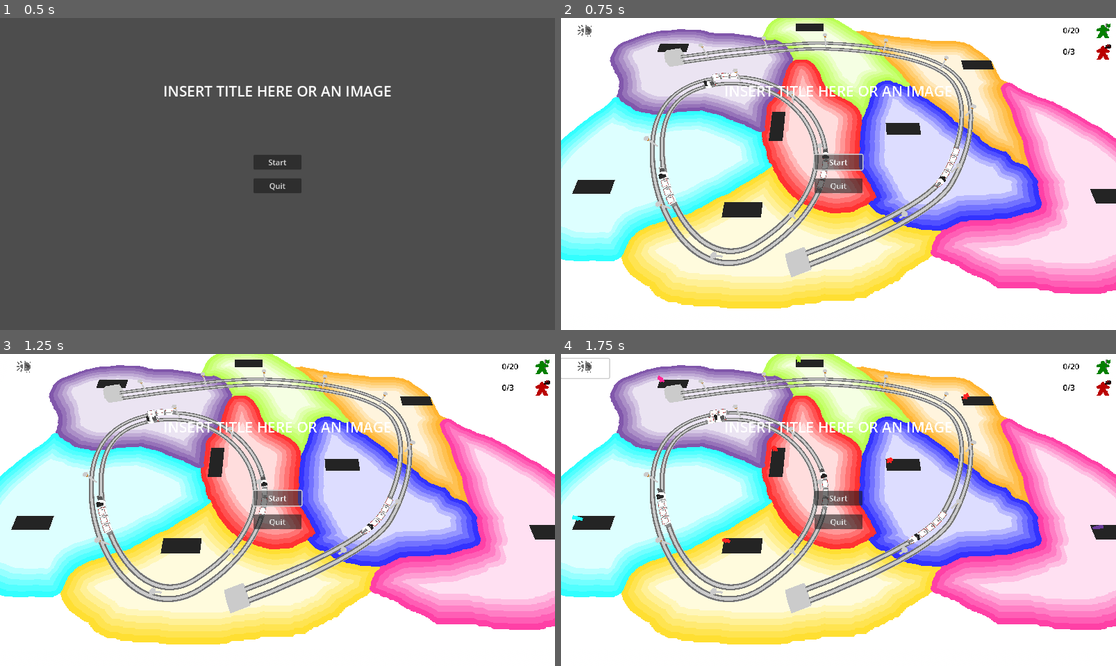
Above: before the commit, frames 1-4 (two rows, left to right).
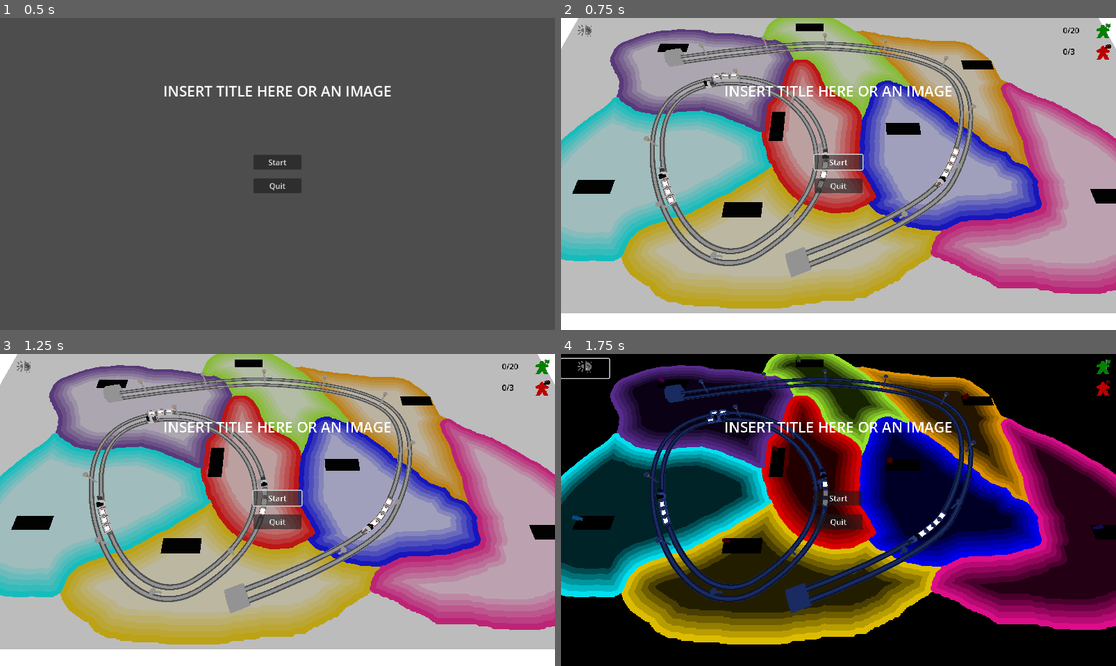
Above: after the commit, the same moments.

Repository: squirrelsoftcompany/LD54
Game: Godot game, scene res://_scenes/menu.tscn
Same seed, same stepped clock (60 frames per second), same inputs: the game is played once before the commit and once after it.
Inputs (mouse positions are in pixels of both pictures, inside the frame that each line leads up to):
- Up to frame 1 (0.5 s): no input
- Up to frame 2 (0.75 s): click "Start" at 0.5 s
- Up to frame 3 (1.25 s): no input
- Up to frame 4 (1.75 s): click (583, 369) at 1.25 s

Frame 1 is identical in both runs. In frame 2, 93% of the frame differs, in the area x 0-100%, y 0-95%; in frame 3, 93%; in frame 4, 99%, in the area x 0-100%, y 0-100%.

Commit message:
night mode

Diff:
--- a/_scenes/main.tscn
+++ b/_scenes/main.tscn
@@ -1,27 +1,22 @@
-[gd_scene load_steps=12 format=3 uid="uid://u031l22bdaes"]
+[gd_scene load_steps=11 format=3 uid="uid://u031l22bdaes"]
 
 [ext_resource type="PackedScene" uid="uid://bo70n755f56k8" path="res://_scenes/nodes/train_followpath.tscn" id="1_4b0xy"]
 [ext_resource type="PackedScene" uid="uid://fmcwxwu4ql6q" path="res://_scenes/nodes/main_camera.tscn" id="1_71qib"]
+[ext_resource type="Script" path="res://scripts/WorldEnvironment.gd" id="1_akhlc"]
 [ext_resource type="PackedScene" uid="uid://x60lnba3ki7c" path="res://_scenes/nodes/map_borders.tscn" id="3_10svt"]
 [ext_resource type="PackedScene" uid="uid://dxou0nnb8bbd0" path="res://_scenes/nodes/spawner.tscn" id="5_r03u6"]
 [ext_resource type="PackedScene" uid="uid://bjlt2nukdye2a" path="res://_scenes/railways/railway.tscn" id="6_4sskq"]
 [ext_resource type="PackedScene" uid="uid://d2kf23u1bayud" path="res://_scenes/ui/InGameUI.tscn" id="6_vkr6r"]
 
-[sub_resource type="ProceduralSkyMaterial" id="ProceduralSkyMaterial_odkk1"]
-sky_top_color = Color(1, 1, 1, 1)
-sky_horizon_color = Color(1, 1, 1, 1)
-ground_bottom_color = Color(1, 1, 1, 1)
-ground_horizon_color = Color(1, 1, 1, 1)
-
-[sub_resource type="Sky" id="Sky_c5wym"]
-sky_material = SubResource("ProceduralSkyMaterial_odkk1")
-
 [sub_resource type="Environment" id="Environment_fspfq"]
-background_mode = 2
-sky = SubResource("Sky_c5wym")
+background_mode = 1
+background_color = Color(1, 1, 1, 1)
+ambient_light_source = 2
+ambient_light_color = Color(1, 1, 1, 1)
+ambient_light_energy = 0.5
 sdfgi_enabled = true
 
-[sub_resource type="Curve3D" id="Curve3D_ycemk"]
+[sub_resource type="Curve3D" id="Curve3D_jusdc"]
 resource_local_to_scene = true
 _data = {
 "points": PackedVector3Array(-46.8836, 0, 13.4744, 46.8836, 0, -13.4744, -124.228, 0, -44.128, -13.3897, 0, -37.3961, 1 …(241 unchanged characters)…
@@ -44,8 +39,9 @@
 visible = false
 directional_shadow_max_distance = 300.0
 
-[node name="WorldEnvironment" type="WorldEnvironment" parent="."]
+[node name="WorldEnvironment" type="WorldEnvironment" parent="." groups=["environement"]]
 environment = SubResource("Environment_fspfq")
+script = ExtResource("1_akhlc")
 
 [node name="MainCamera" parent="." instance=ExtResource("1_71qib")]
 transform = Transform3D(1, 0, 0, 0, 0.371389, 0.928477, 0, -0.928477, 0.371389, 0, 185.695, 124.278)
--- a/_scenes/trains/wagon.tscn
+++ b/_scenes/trains/wagon.tscn
@@ -1,13 +1,26 @@
-[gd_scene load_steps=4 format=3 uid="uid://dkdoprjo5e7pl"]
+[gd_scene load_steps=6 format=3 uid="uid://dkdoprjo5e7pl"]
 
 [ext_resource type="PackedScene" uid="uid://ck5q72058p7hv" path="res://_scenes/trains/train_part.tscn" id="1_den1q"]
 [ext_resource type="ArrayMesh" uid="uid://vaif0mtrp0ke" path="res://models/trains/wagon.obj" id="2_y7ptt"]
 [ext_resource type="PackedScene" uid="uid://cp754d65pl8um" path="res://_scenes/trains/roof.tscn" id="3_fibof"]
+
+[sub_resource type="StandardMaterial3D" id="StandardMaterial3D_tgxaj"]
+emission_enabled = true
+emission = Color(1, 1, 1, 1)
+
+[sub_resource type="QuadMesh" id="QuadMesh_4jcwd"]
+size = Vector2(4, 6)
+orientation = 1
 
 [node name="Wagon" instance=ExtResource("1_den1q")]
 
 [node name="Mesh" parent="." index="0"]
 mesh = ExtResource("2_y7ptt")
 
+[node name="MeshInstance3D" type="MeshInstance3D" parent="Mesh" index="0"]
+transform = Transform3D(1, 0, 0, 0, 1, 0, 0, 0, 1, 0, 1.40124, 0)
+material_override = SubResource("StandardMaterial3D_tgxaj")
+mesh = SubResource("QuadMesh_4jcwd")
+
 [node name="Roof" parent="." index="1" instance=ExtResource("3_fibof")]
 visible = false
--- a/resources/CountryMaterial/blue.tres
+++ b/resources/CountryMaterial/blue.tres
@@ -2,3 +2,6 @@
 
 [resource]
 albedo_color = Color(0, 0, 1, 1)
+emission_enabled = true
+emission = Color(0, 0, 1, 1)
+emission_energy_multiplier = 0.1
--- a/resources/CountryMaterial/cyan.tres
+++ b/resources/CountryMaterial/cyan.tres
@@ -2,3 +2,6 @@
 
 [resource]
 albedo_color = Color(0, 1, 1, 1)
+emission_enabled = true
+emission = Color(0, 1, 1, 1)
+emission_energy_multiplier = 0.2
--- a/resources/CountryMaterial/deeppink.tres
+++ b/resources/CountryMaterial/deeppink.tres
@@ -2,3 +2,6 @@
 
 [resource]
 albedo_color = Color(1, 0.0784314, 0.576471, 1)
+emission_enabled = true
+emission = Color(1, 0.0784314, 0.576471, 1)
+emission_energy_multiplier = 0.2
--- a/resources/CountryMaterial/gold.tres
+++ b/resources/CountryMaterial/gold.tres
@@ -2,3 +2,6 @@
 
 [resource]
 albedo_color = Color(1, 0.843137, 0, 1)
+emission_enabled = true
+emission = Color(1, 0.843137, 0, 1)
+emission_energy_multiplier = 0.2
--- a/resources/CountryMaterial/greenyellow.tres
+++ b/resources/CountryMaterial/greenyellow.tres
@@ -2,3 +2,6 @@
 
 [resource]
 albedo_color = Color(0.678431, 1, 0.184314, 1)
+emission_enabled = true
+emission = Color(0.678431, 1, 0.184314, 1)
+emission_energy_multiplier = 0.2
--- a/resources/CountryMaterial/orange.tres
+++ b/resources/CountryMaterial/orange.tres
@@ -2,3 +2,6 @@
 
 [resource]
 albedo_color = Color(1, 0.647059, 0, 1)
+emission_enabled = true
+emission = Color(1, 0.647059, 0, 1)
+emission_energy_multiplier = 0.2
--- a/resources/CountryMaterial/rebeccapurple.tres
+++ b/resources/CountryMaterial/rebeccapurple.tres
@@ -2,3 +2,6 @@
 
 [resource]
 albedo_color = Color(0.4, 0.2, 0.6, 1)
+emission_enabled = true
+emission = Color(0.4, 0.2, 0.6, 1)
+emission_energy_multiplier = 0.2
--- a/resources/CountryMaterial/red.tres
+++ b/resources/CountryMaterial/red.tres
@@ -2,3 +2,6 @@
 
 [resource]
 albedo_color = Color(1, 0, 0, 1)
+emission_enabled = true
+emission = Color(1, 0, 0, 1)
+emission_energy_multiplier = 0.2
--- /dev/null
+++ b/scripts/WorldEnvironment.gd
@@ -0,0 +1,25 @@
+extends WorldEnvironment
+var mode = ProjectSettings.get_setting("shader_globals/day_night").value
+var looks = self.environment
+# Called when the node enters the scene tree for the first time.
+func _ready():
+	pass # Replace with function body.
+
+
+# Called every frame. 'delta' is the elapsed time since the previous frame.
+func _process(_delta):
+	pass
+
+func day_night ():
+	if mode:
+		RenderingServer.global_shader_parameter_set("day_night",false)
+		mode = false
+		looks.background_color = Color.BLACK
+		looks.ambient_light_energy = 0.2
+		looks.ambient_light_color = Color(0.325, 0.494, 1)
+	else:
+		RenderingServer.global_shader_parameter_set("day_night",true)
+		mode = true
+		looks.background_color = Color.WHITE
+		looks.ambient_light_energy = 0.5
+		looks.ambient_light_color = Color.WHITE
--- a/scripts/general_controls.gd
+++ b/scripts/general_controls.gd
@@ -13,7 +13,6 @@
 
 
 func _on_night_day_pressed():
-	print("plop")
 	get_tree().call_group("environement","day_night")
 
 
Not shown: 3 places in _scenes/main.tscn that only renumber resources
